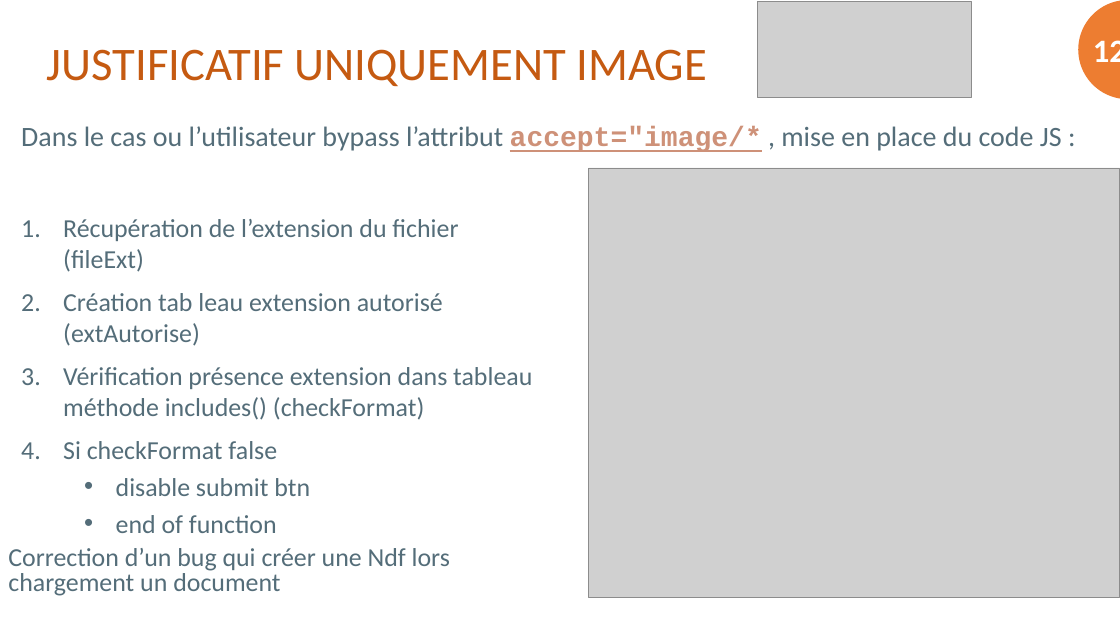
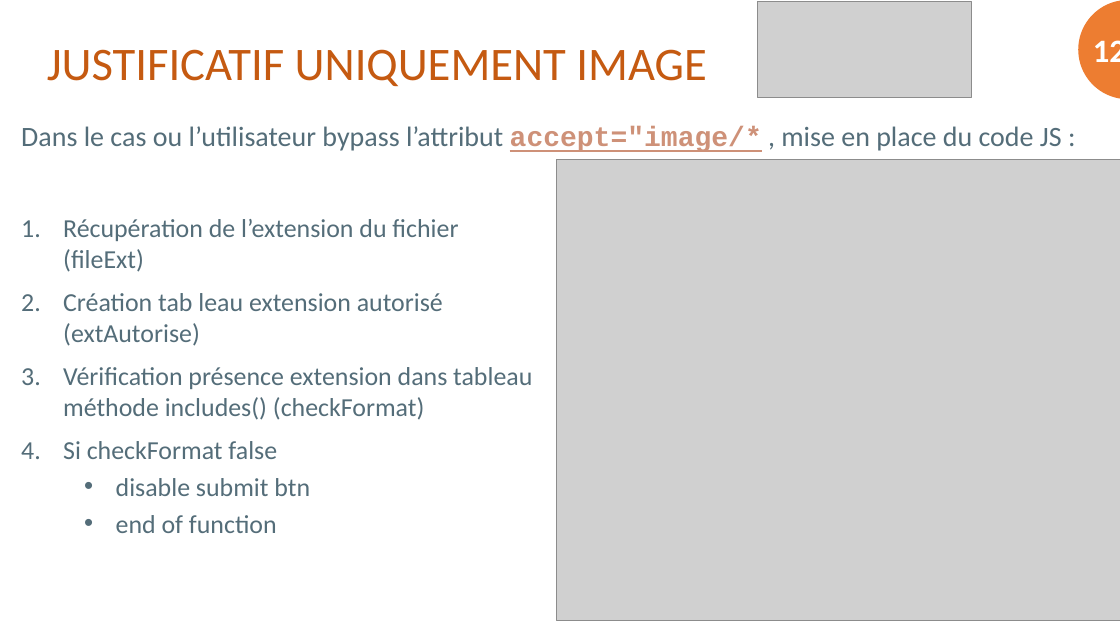
Before and after one commit to Kilian06/OPC-Projet-9, a slide deck: slide 12 of Rendu/Support Prez OPC 9.pptx. Drawn at 1120x630 pixels with LibreOffice and Linux fonts; fonts in the diff are those of the drawing; grey boxes stand for pictures; background and template pictures are left out. Boxes give left, top, right and bottom in pixels: in the first picture for what was removed or moved away, otherwise in the second. Text is boxed around its words. In the diff, an @@ line names an element or a change of style, - is before the commit and + after.

```diff
--- a/Rendu/Support Prez OPC 9.pptx
+++ b/Rendu/Support Prez OPC 9.pptx
@@ picture: place and size @@
-picture at [589, 168, 1120, 597]
+picture at [557, 160, 1120, 621]
@@ text removed at [8, 548, 450, 596] @@
-Correction d’un bug qui créer une Ndf lors chargement un document
```
Also in this commit, not shown: 5 other slides changed, 8 other files.
